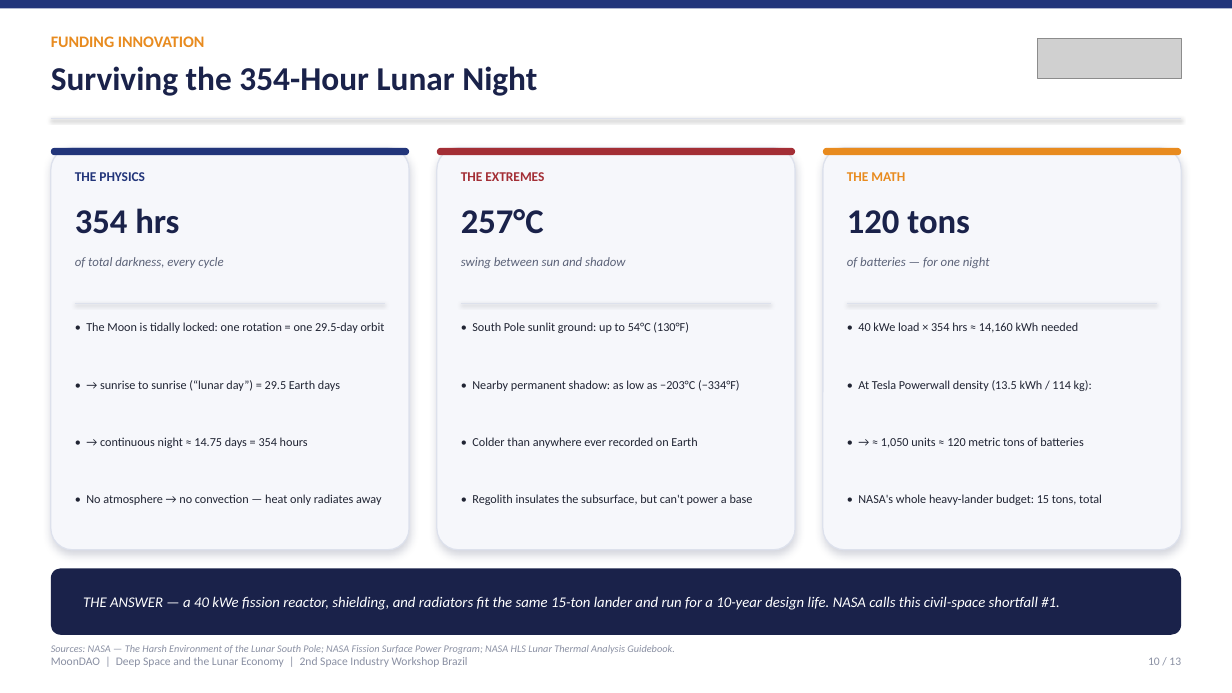
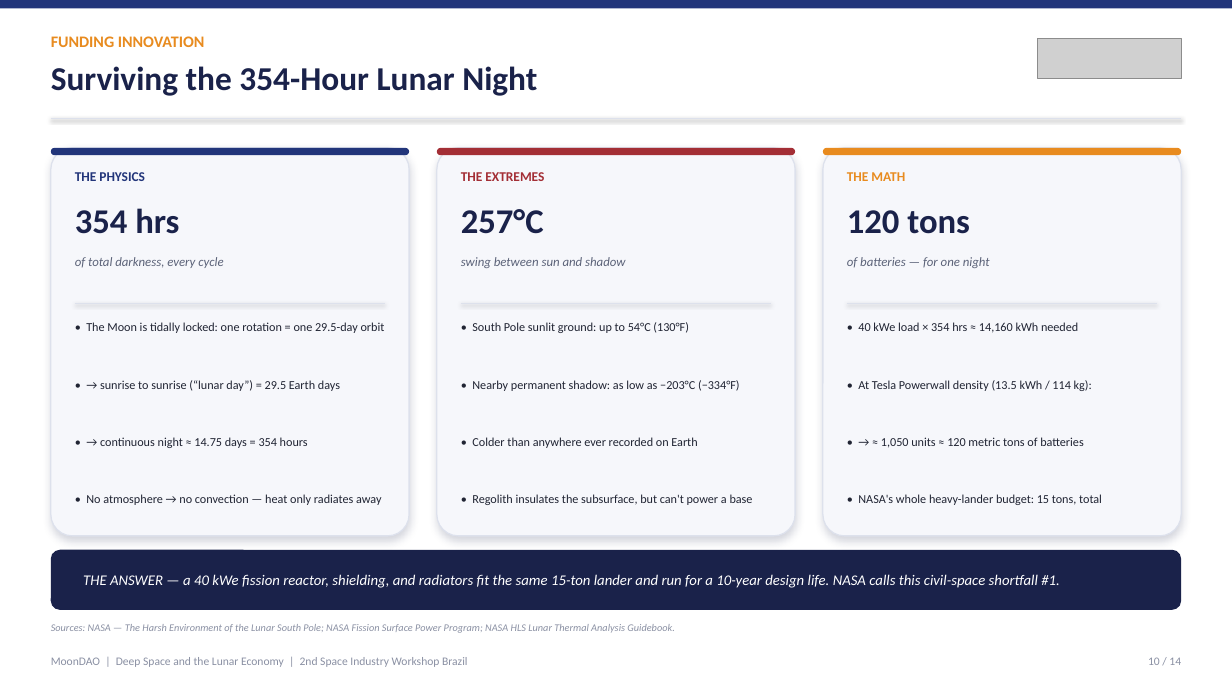
Before and after one commit to Official-MoonDao/MoonDAO, a slide deck: slide 10 of presentations/rio-innovation-week-2026/dist/MoonDAO_Rio_Innovation_Week.pptx. Drawn at 1232x693 pixels with LibreOffice and Linux fonts; fonts in the diff are those of the drawing; grey boxes stand for pictures. Boxes give left, top, right and bottom in pixels: in the first picture for what was removed or moved away, otherwise in the second. Text is boxed around its words. In the diff, an @@ line names an element or a change of style, - is before the commit and + after.

```diff
--- a/presentations/rio-innovation-week-2026/dist/MoonDAO_Rio_Innovation_Week.pptx
+++ b/presentations/rio-innovation-week-2026/dist/MoonDAO_Rio_Innovation_Week.pptx
@@ rounded rectangle: place and size @@
-rounded rectangle at box(51, 148, 409, 550)
+rounded rectangle at box(51, 148, 409, 536)
@@ rounded rectangle: place and size @@
-rounded rectangle at box(437, 148, 796, 550)
+rounded rectangle at box(437, 148, 796, 536)
@@ rounded rectangle: place and size @@
-rounded rectangle at box(823, 148, 1182, 550)
+rounded rectangle at box(823, 148, 1182, 536)
@@ rounded rectangle: place and size @@
-rounded rectangle at box(51, 568, 1181, 635)
+rounded rectangle at box(51, 550, 1181, 610)
@@ text "THE ANSWER — a 40 ...": place and size @@
-text "THE ANSWER — a 40 ..." at box(83, 596, 1060, 610)
+text "THE ANSWER — a 40 ..." at box(83, 574, 1060, 588)
@@ text "Sources: NASA — The Harsh ...": place and size @@
-text "Sources: NASA — The Harsh ..." at box(51, 645, 674, 654)
+text "Sources: NASA — The Harsh ..." at box(51, 624, 674, 633)
@@ text at box(1148, 657, 1181, 665): text changed @@
-10 / 13
+10 / 14
```
Also in this commit, not shown: 12 other slides changed, 1 slide added, 7 other files.
